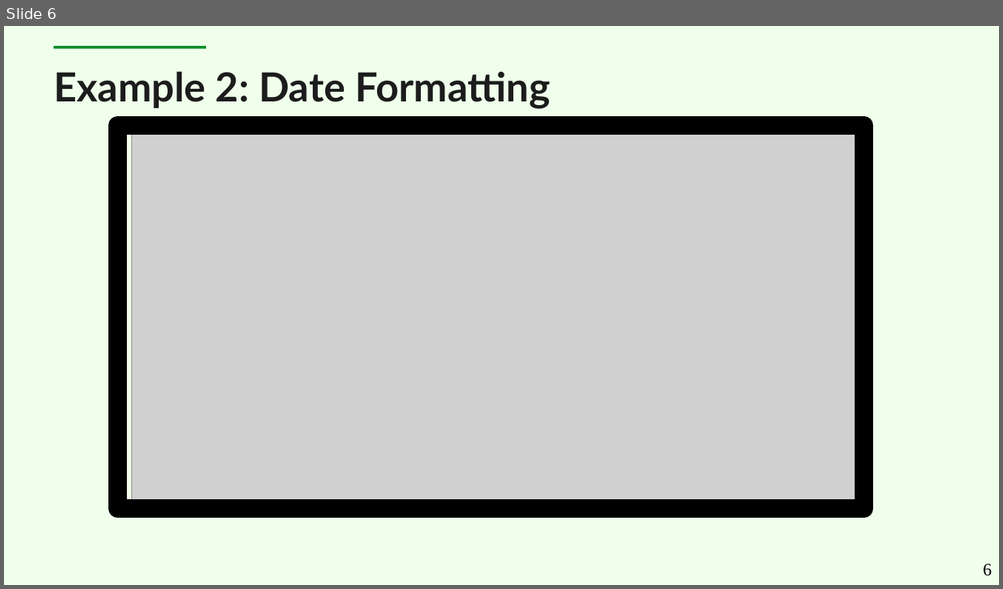
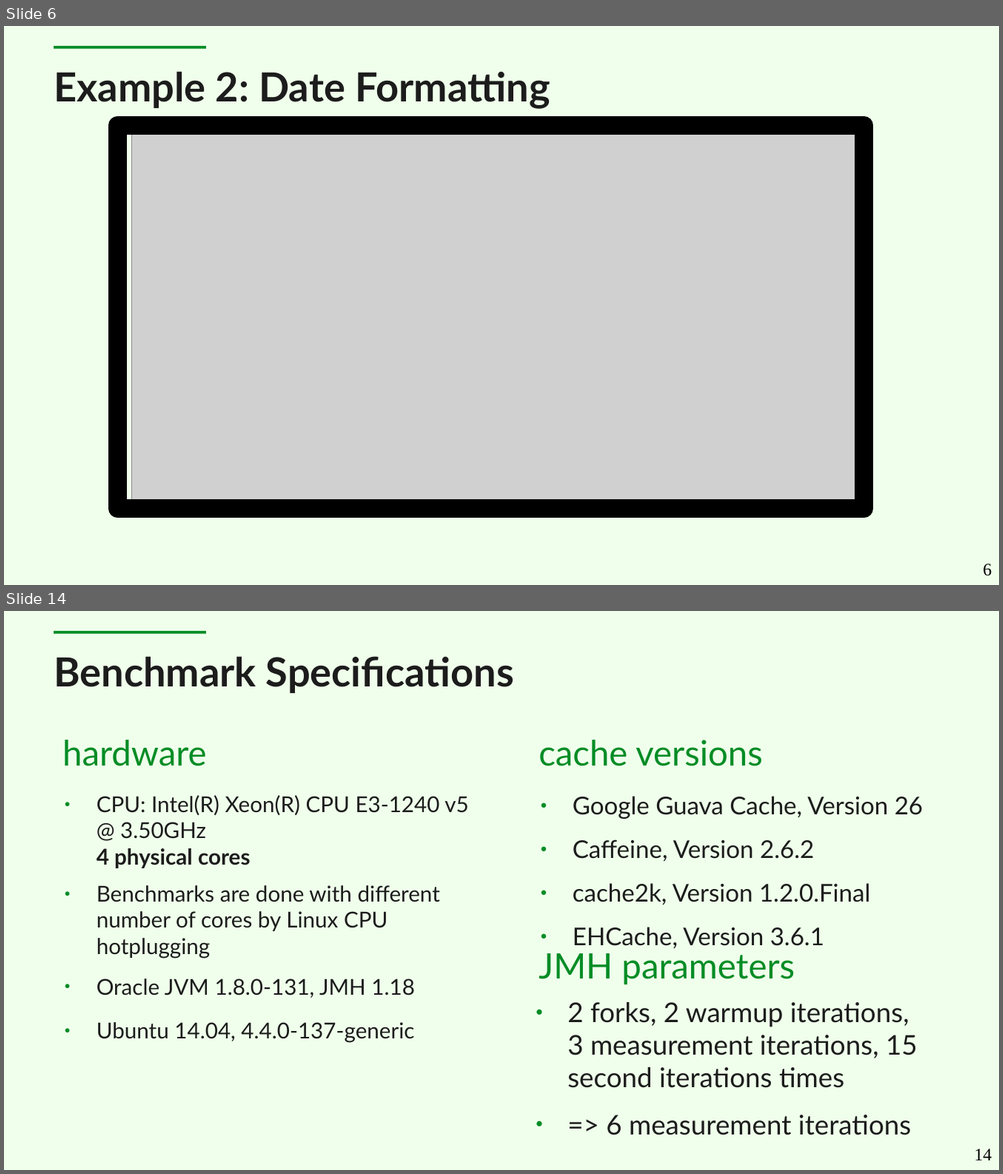
Before and after one commit to cruftex/talk-java-in-process-caching-performance-progress-pitfalls, a slide deck: slides-new.odp. Shown one above the other, each under a label of ours: slide 6 before the commit, slides 6 and 14 after it; the slides between them are not shown. The pictures are 1003x589 and 1003x1174 pixels, drawn with LibreOffice and Linux fonts; fonts in the diff are those of the drawing; grey boxes stand for pictures. Boxes give left, top, right and bottom in pixels: in the first picture for what was removed or moved away, otherwise in the second. Text is boxed around its words. In the diff, an @@ line names an element or a change of style, - is before the commit and + after.

```diff
--- a/slides-new.odp
+++ b/slides-new.odp
@@ slide 14 added at bbox=[4, 611, 999, 1170], background #EFFFEB; not listed: 1 template element that a slide beside it also shows @@
@@ title added at bbox=[54, 656, 514, 693], 32 pt, text #1C1C1C, bold @@
+Benchmark Specifications
@@ text added at bbox=[62, 740, 207, 766], 28 pt, text #038C25 @@
+hardware
@@ text added at bbox=[538, 740, 762, 766], 28 pt, text #038C25 @@
+cache versions
@@ text added at bbox=[96, 795, 468, 1043], 17.5 pt, text #1C1C1C @@
+● CPU: Intel(R) Xeon(R) CPU E3-1240 v5 @ 3.50GHz
+  4 physical cores
+● Benchmarks are done with different number of cores by Linux CPU hotplugging
+● Oracle JVM 1.8.0-131, JMH 1.18
+● Ubuntu 14.04, 4.4.0-137-generic
@@ text added at bbox=[572, 796, 922, 949], 19.6 pt, text #1C1C1C @@
+● Google Guava Cache, Version 26
+● Caffeine, Version 2.6.2
+● cache2k, Version 1.2.0.Final
+● EHCache, Version 3.6.1
@@ text added at bbox=[538, 948, 794, 985], 28 pt, text #038C25 @@
+JMH parameters
@@ text added at bbox=[567, 1002, 917, 1136], 21.7 pt, text #1C1C1C @@
+● 2 forks, 2 warmup iterations, 3 measurement iterations, 15 second iterations times
+● => 6 measurement iterations
@@ page number added at bbox=[974, 1149, 992, 1161], 14 pt, text #000000 @@
+14
```
Also in this commit, not shown: 11 slides changed, 7 other slides added, 1 slide removed.
